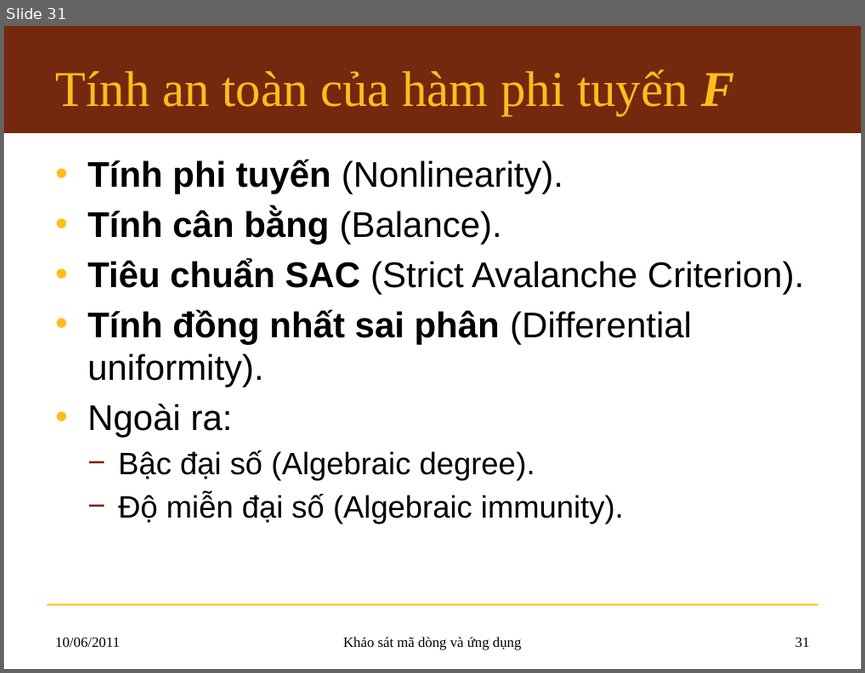
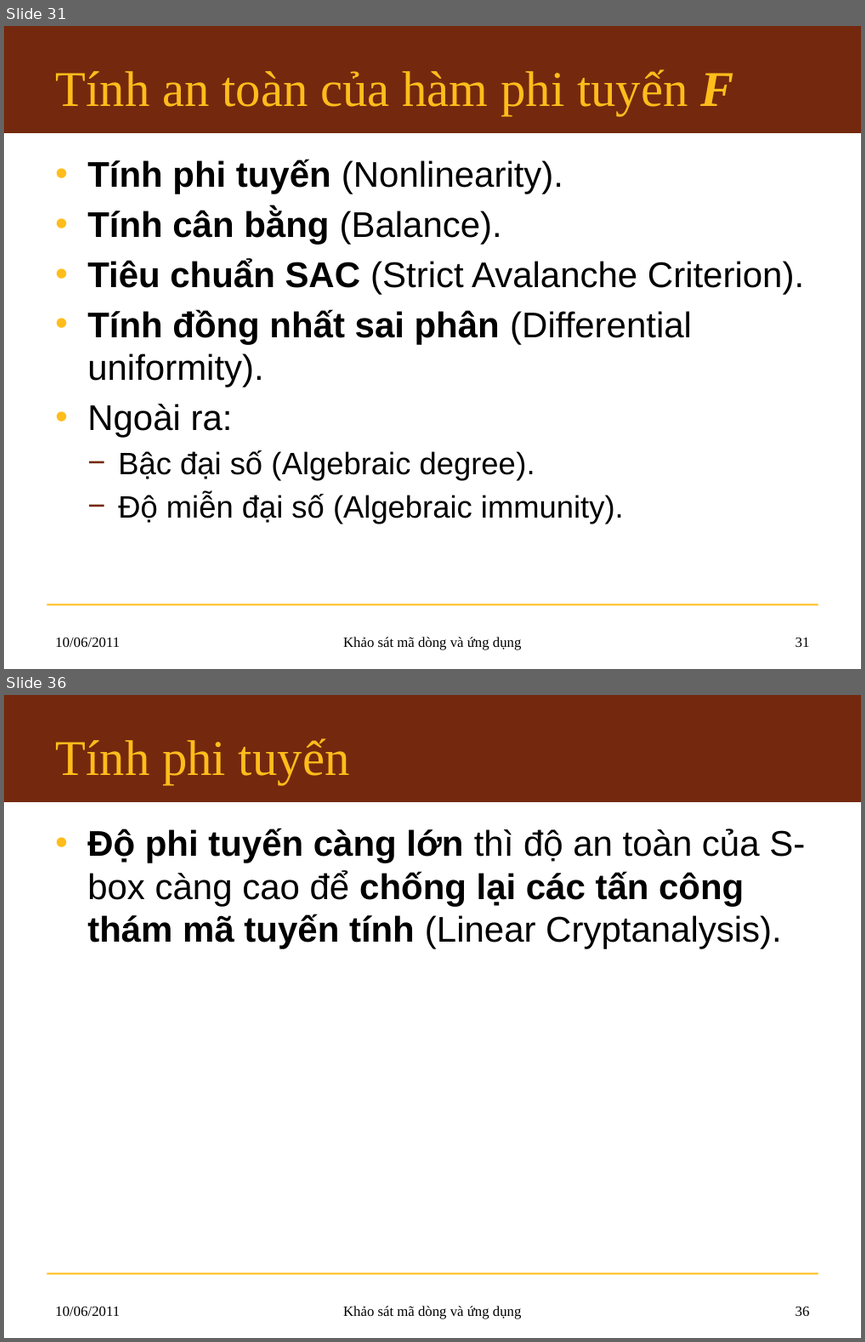
Before and after one commit to hemprasad/lvmm-sc, a slide deck: 7.Slide/KLTN_Slide.pptx. Shown one above the other, each under a label of ours: slide 31 before the commit, slides 31 and 36 after it; the slides between them are not shown. The pictures are 865x673 and 865x1342 pixels, drawn with LibreOffice and Linux fonts; fonts in the diff are those of the drawing; background and template pictures are left out. Boxes give left, top, right and bottom in pixels: in the first picture for what was removed or moved away, otherwise in the second. Text is boxed around its words. In the diff, an @@ line names an element or a change of style, - is before the commit and + after.

```diff
--- a/7.Slide/KLTN_Slide.pptx
+++ b/7.Slide/KLTN_Slide.pptx
@@ slide 36 added at <box>4,695,861,1338</box>, background #FFFFFF; not listed: 2 template elements that a slide beside it also shows @@
@@ title added at <box>55,738,350,784</box>, 42 pt, text #FFBD1B @@
+Tính phi tuyến
@@ text added at <box>87,828,805,949</box>, 30 pt, text #000000, bold @@
+• Độ phi tuyến càng lớn thì độ an toàn của S-box càng cao để chống lại các tấn công thám mã tuyến tính (Linear Cryptanalysis).
@@ text added at <box>55,1306,120,1315</box>, 12 pt, text #000000 @@
+10/06/2011
@@ text added at <box>343,1305,522,1319</box>, 12 pt, text #000000 @@
+Khảo sát mã dòng và ứng dụng
@@ page number added at <box>795,1306,810,1315</box>, 12 pt, text #000000 @@
+36
```
Also in this commit, not shown: 5 other slides added.
